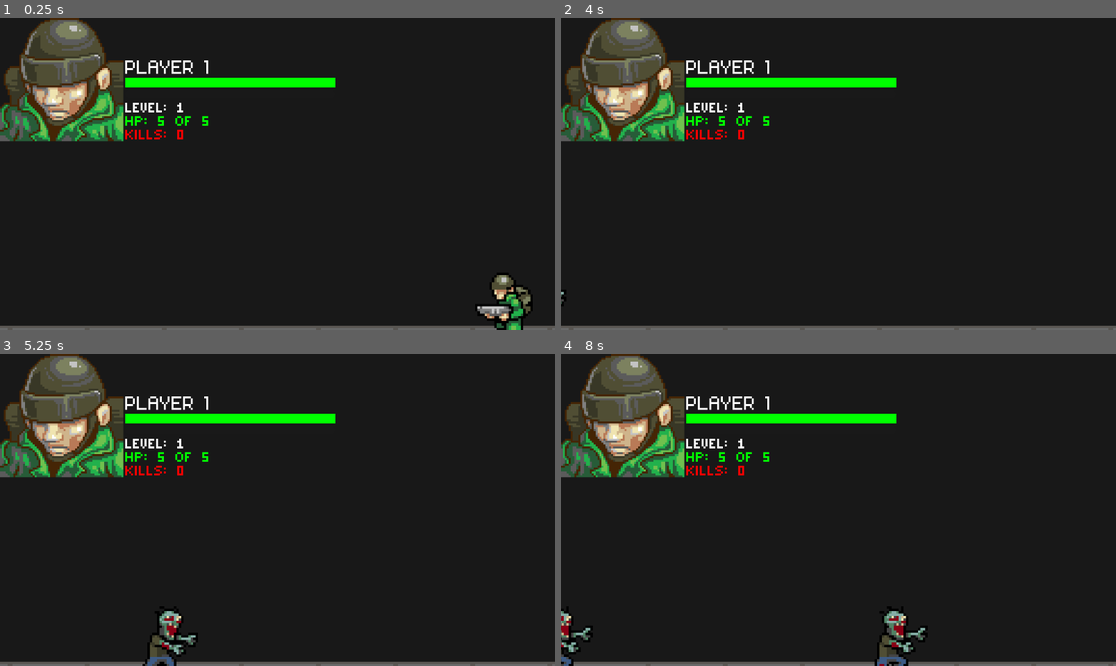
Above: before the commit, frames 1-4 (two rows, left to right).
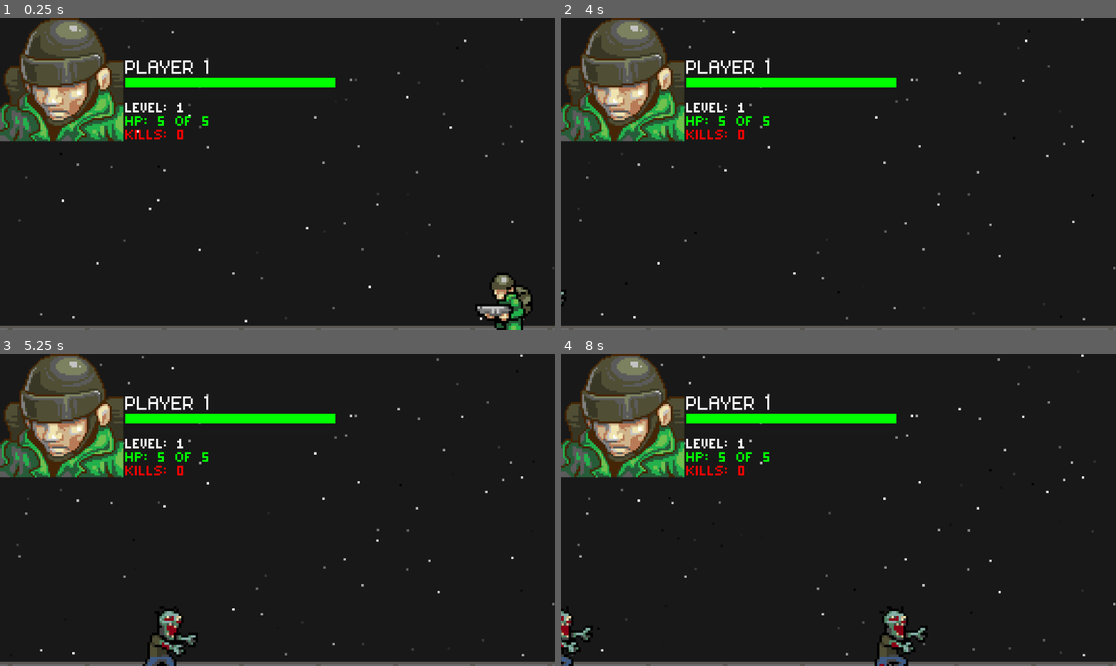
Above: after the commit, the same moments.

Repository: Tekknobot/ZombieSlug
Game: Godot game, scene res://Scenes/Main.tscn
Same seed, same stepped clock (60 frames per second), same inputs: the game is played once before the commit and once after it.
Inputs:
- Up to frame 1 (0.25 s): no input
- Up to frame 2 (4 s): hold Right (ui_right) 0.53-2.03 s; tap Enter at 1.25, 2.75 s; tap Space at 2, 3.5 s; hold Left (ui_left) 2.03-2.78 s; hold Right (ui_right) from 2.78 s (still down)
- Up to frame 3 (5.25 s): release Right (ui_right) at 4.28 s; hold Left (ui_left) 4.28-5.03 s; hold Right (ui_right) from 5.03 s (still down)
- Up to frame 4 (8 s): release Right (ui_right) at 5.78 s; hold Left (ui_left) 5.78-7.28 s; hold Right (ui_right) from 7.28 s (still down)

The runs differ from the first frame. In frame 1, 0.2% of the frame differs, in the area x 3-100%, y 0-98%; in frame 2, 0.2%; in frame 3, 0.2%; in frame 4, 0.3%, in the area x 1-100%, y 0-97%.

Commit message:
Add starry night particle system.

Diff:
--- /dev/null
+++ b/Scenes/Effects/StarNight.tscn
@@ -0,0 +1,21 @@
+[gd_scene load_steps=4 format=3 uid="uid://bm1g128j70kea"]
+
+[sub_resource type="Gradient" id="Gradient_ys3d5"]
+
+[sub_resource type="GradientTexture1D" id="GradientTexture1D_kt1dj"]
+gradient = SubResource("Gradient_ys3d5")
+
+[sub_resource type="ParticleProcessMaterial" id="ParticleProcessMaterial_oue2e"]
+particle_flag_disable_z = true
+emission_shape = 3
+emission_box_extents = Vector3(1000, 1000, 1)
+gravity = Vector3(0, 0, 0)
+color_ramp = SubResource("GradientTexture1D_kt1dj")
+
+[node name="StarryNight" type="GPUParticles2D"]
+position = Vector2(-20, -121)
+amount = 1000
+process_material = SubResource("ParticleProcessMaterial_oue2e")
+lifetime = 20.0
+preprocess = 200.0
+visibility_rect = Rect2(-100, -100, 1000, 1000)
--- a/Scenes/Main.tscn
+++ b/Scenes/Main.tscn
@@ -9,6 +9,7 @@
 [ext_resource type="Texture2D" uid="uid://bkcwqu2daxeth" path="res://Portraits/soldier_port.png" id="6_vq0dw"]
 [ext_resource type="FontFile" uid="uid://csnhk3q4gx0" path="res://Fonts/magofonts/mago1.ttf" id="7_juo3a"]
 [ext_resource type="FontFile" uid="uid://buw362wjb8o8d" path="res://Fonts/magofonts/mago2.ttf" id="7_vaiej"]
+[ext_resource type="PackedScene" path="res://Scenes/Effects/StarNight.tscn" id="10_eeh2b"]
 
 [sub_resource type="RectangleShape2D" id="RectangleShape2D_kr8lm"]
 size = Vector2(32, 28)
@@ -20,6 +21,10 @@
 bg_color = Color(1, 1, 0, 1)
 
 [node name="Level" type="Node2D"]
+
+[node name="StarryNight" parent="." instance=ExtResource("10_eeh2b")]
+z_index = -1000
+amount = 10000
 
 [node name="Camera2D" type="Camera2D" parent="."]
 position = Vector2(0, -79)
--- a/Scenes/Sprites/bullet.tscn
+++ b/Scenes/Sprites/bullet.tscn
@@ -35,7 +35,7 @@
 
 [node name="Bullet" type="Area2D"]
 script = ExtResource("1_achay")
-knockback_force = 12.0
+knockback_force = 16.0
 
 [node name="AnimatedSprite2D" type="AnimatedSprite2D" parent="."]
 sprite_frames = SubResource("SpriteFrames_113ie")
Not shown: 1 places in Scenes/Main.tscn that only renumber resources
Not shown, changed: .DS_Store
